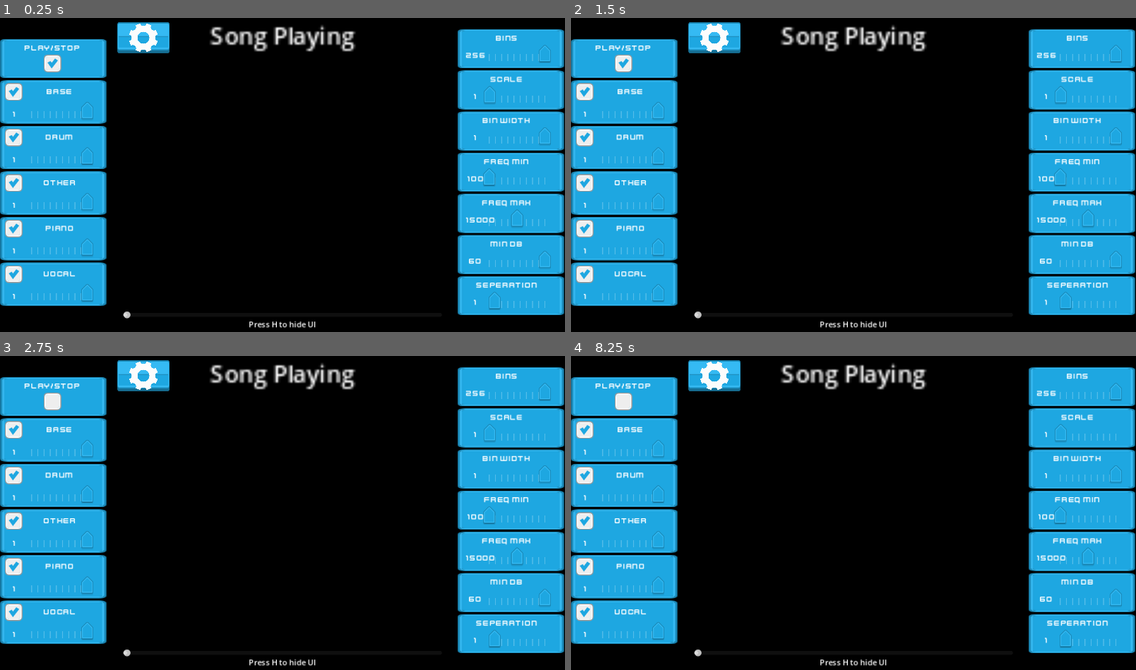
Above: before the commit, frames 1-4 (two rows, left to right).
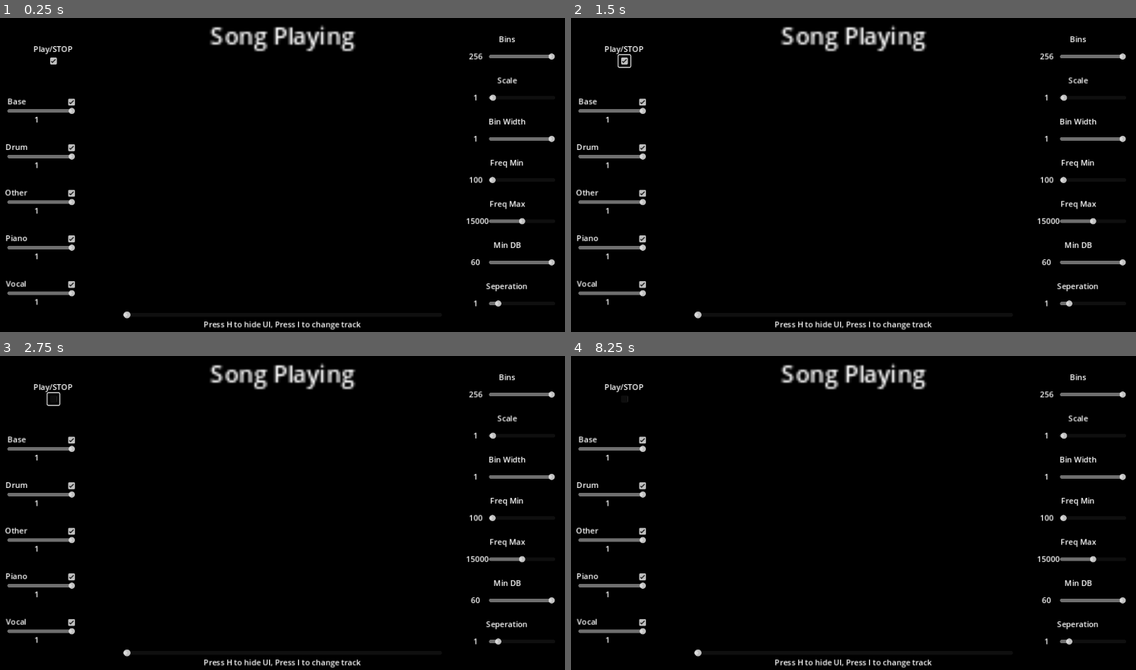
Above: after the commit, the same moments.

Repository: JDS890/CSC475-DSP-Visualisation
Game: Godot game, scene res://Scenes/spectrogram_stems/spectrogram_stems.tscn
Same seed, same stepped clock (60 frames per second), same inputs: the game is played once before the commit and once after it. This scene is started directly instead of the project's main scene.
Inputs (mouse positions are in pixels of both pictures, inside the frame that each line leads up to):
- Up to frame 1 (0.25 s): no input
- Up to frame 2 (1.5 s): click (621, 61) at 0.52 s; click (621, 61) at 1.27 s
- Up to frame 3 (2.75 s): click (50, 399) at 2.02 s
- Up to frame 4 (8.25 s): click (712, 374) at 2.77 s; tap H (hide_UI) at 3.5, 3.6, 8.1 s; move the mouse to (977, 494) at 3.52 s; hold D 3.53-4.25 s; click (977, 494) at 3.67 s; tap Space at 4.25, 5.75, 7.25 s; drag from (740, 525) to (825, 575) at 4.27 s; tap Enter at 5, 6.5 s; move the mouse to (910, 440) at 5.02 s; hold D 5.03-5.75 s; tap E at 5.1 s; drag from (825, 575) to (684, 462) at 5.77 s; move the mouse to (1023, 560) at 6.52 s; hold A 6.53-7.25 s; tap Alt at 6.6 s; drag from (684, 462) to (768, 431) at 7.27 s; move the mouse to (881, 509) at 8.02 s; hold S from 8.03 s (still down); click (881, 509) at 8.17 s

The runs differ from the first frame. In frame 1, 33% of the frame differs, in the area x 0-100%, y 1-100%; in frame 2, 33%; in frame 3, 33%; in frame 4, 33%.

Commit message:
UI Reflavour
Changing the UI a bit

Diff:
--- /dev/null
+++ b/Assets/jack_theme.tres
@@ -0,0 +1,6 @@
+[gd_resource type="Theme" load_steps=2 format=3 uid="uid://yem3726wnio6"]
+
+[sub_resource type="StyleBoxEmpty" id="StyleBoxEmpty_66lem"]
+
+[resource]
+Panel/styles/panel = SubResource("StyleBoxEmpty_66lem")
--- a/Prefabs/slider_panel_prefab.tscn
+++ b/Prefabs/slider_panel_prefab.tscn
@@ -1,12 +1,12 @@
 [gd_scene load_steps=4 format=3 uid="uid://b8ctrxdy417uw"]
 
-[ext_resource type="Theme" uid="uid://bewn6sinpr4as" path="res://Temp Dev Stuff/KenneyUI/kenneyUI-blue.tres" id="1_cj2j6"]
+[ext_resource type="Theme" uid="uid://yem3726wnio6" path="res://Assets/jack_theme.tres" id="1_oshh6"]
 [ext_resource type="Script" path="res://Scripts/UI Scripts/slider_panel.gd" id="2_xd5gq"]
-[ext_resource type="Texture2D" uid="uid://b4tdqwh51qk6e" path="res://Temp Dev Stuff/slider_bar.png" id="3_tv111"]
+[ext_resource type="Texture2D" uid="uid://ci8fh70i31uk4" path="res://Temp Dev Stuff/slider_bar.png" id="3_tv111"]
 
 [node name="SliderPanelPrefab" type="Panel"]
 custom_minimum_size = Vector2(200, 80)
-theme = ExtResource("1_cj2j6")
+theme = ExtResource("1_oshh6")
 script = ExtResource("2_xd5gq")
 
 [node name="VBoxContainer" type="VBoxContainer" parent="."]
@@ -45,17 +45,15 @@
 anchor_top = 0.5
 anchor_right = 1.0
 anchor_bottom = 0.5
-offset_left = -141.0
-offset_top = -22.0
-offset_right = 13.0
-offset_bottom = 20.0
+offset_left = -129.0
+offset_top = -19.5
+offset_right = 21.0
+offset_bottom = 22.5
 grow_horizontal = 0
 grow_vertical = 2
 scale = Vector2(0.9, 0.9)
 size_flags_horizontal = 8
 size_flags_vertical = 1
-tick_count = 10
-ticks_on_borders = true
 
 [node name="NumberLabel" type="Label" parent="VBoxContainer/Control"]
 layout_mode = 1
--- a/Prefabs/stem_control_prefab.tscn
+++ b/Prefabs/stem_control_prefab.tscn
@@ -1,6 +1,6 @@
 [gd_scene load_steps=4 format=3 uid="uid://b4ychygfrwjvs"]
 
-[ext_resource type="Theme" uid="uid://bewn6sinpr4as" path="res://Temp Dev Stuff/KenneyUI/kenneyUI-blue.tres" id="1_ga1o2"]
+[ext_resource type="Theme" uid="uid://yem3726wnio6" path="res://Assets/jack_theme.tres" id="1_3i6f7"]
 [ext_resource type="Script" path="res://Scripts/UI Scripts/stem_control_panel.gd" id="2_2wxqv"]
 [ext_resource type="Texture2D" uid="uid://ci8fh70i31uk4" path="res://Temp Dev Stuff/slider_bar.png" id="3_am7qs"]
 
@@ -8,7 +8,7 @@
 custom_minimum_size = Vector2(200, 80)
 offset_right = 203.0
 offset_bottom = 89.0
-theme = ExtResource("1_ga1o2")
+theme = ExtResource("1_3i6f7")
 script = ExtResource("2_2wxqv")
 title = "Stem"
 
@@ -30,10 +30,9 @@
 anchor_top = 0.5
 anchor_right = 0.5
 anchor_bottom = 0.5
-offset_left = -46.0
-offset_top = -15.5
-offset_right = 89.0
-offset_bottom = 16.5
+offset_left = -135.0
+offset_top = 4.5
+offset_bottom = 36.5
 grow_horizontal = 2
 grow_vertical = 2
 text = "Slider"
@@ -46,10 +45,10 @@
 anchors_preset = 4
 anchor_top = 0.5
 anchor_bottom = 0.5
-offset_left = 1.0
-offset_top = -18.0
-offset_right = 37.0
-offset_bottom = 18.0
+offset_left = 125.0
+offset_top = 3.5
+offset_right = 161.0
+offset_bottom = 39.5
 grow_vertical = 2
 button_pressed = true
 
@@ -75,27 +74,25 @@
 anchor_top = 0.5
 anchor_right = 1.0
 anchor_bottom = 0.5
-offset_left = -141.0
+offset_left = -178.0
 offset_top = -22.0
-offset_right = 13.0
+offset_right = -24.0
 offset_bottom = 20.0
 grow_horizontal = 0
 grow_vertical = 2
 scale = Vector2(0.9, 0.9)
 size_flags_horizontal = 8
 size_flags_vertical = 1
-tick_count = 10
-ticks_on_borders = true
 
 [node name="NumberLabel" type="Label" parent="VBoxContainer/Bottom"]
 layout_mode = 1
 anchors_preset = 4
 anchor_top = 0.5
 anchor_bottom = 0.5
-offset_left = 1.0
-offset_top = -6.0
-offset_right = 41.0
-offset_bottom = 12.0
+offset_left = 46.0
+offset_top = 3.0
+offset_right = 86.0
+offset_bottom = 26.0
 grow_vertical = 2
 text = "0"
 horizontal_alignment = 1
--- a/Scenes/UI_scene.tscn
+++ b/Scenes/UI_scene.tscn
@@ -1,13 +1,14 @@
-[gd_scene load_steps=9 format=3 uid="uid://c4o67e7m3gdh3"]
+[gd_scene load_steps=10 format=3 uid="uid://c4o67e7m3gdh3"]
 
 [ext_resource type="Script" path="res://Scripts/UI Scripts/UI_scene.gd" id="1_4u84t"]
 [ext_resource type="Theme" uid="uid://bewn6sinpr4as" path="res://Temp Dev Stuff/KenneyUI/kenneyUI-blue.tres" id="3_bb74r"]
 [ext_resource type="PackedScene" uid="uid://b4ychygfrwjvs" path="res://Prefabs/stem_control_prefab.tscn" id="3_dgq81"]
 [ext_resource type="PackedScene" uid="uid://b8ctrxdy417uw" path="res://Prefabs/slider_panel_prefab.tscn" id="3_upf01"]
-[ext_resource type="Texture2D" uid="uid://domy48eqd65n" path="res://Temp Dev Stuff/plan 1.png" id="5_e8ggy"]
-[ext_resource type="Texture2D" uid="uid://ckukmr4cm1oqe" path="res://Temp Dev Stuff/plan 2.png" id="6_v6wlw"]
-[ext_resource type="Texture2D" uid="uid://50h2d7xcti1e" path="res://Temp Dev Stuff/plan 3.png" id="7_0x6td"]
-[ext_resource type="Texture2D" uid="uid://dm7w40voeqpu0" path="res://Temp Dev Stuff/cog_gear_icon_white.png" id="7_c08bh"]
+[ext_resource type="Theme" uid="uid://yem3726wnio6" path="res://Assets/jack_theme.tres" id="5_66uyq"]
+[ext_resource type="Texture2D" uid="uid://cvpvuaeqeg7fs" path="res://Temp Dev Stuff/plan 1.png" id="5_e8ggy"]
+[ext_resource type="Texture2D" uid="uid://dmu4t7pirjxiv" path="res://Temp Dev Stuff/plan 2.png" id="6_v6wlw"]
+[ext_resource type="Texture2D" uid="uid://by37006qi24k" path="res://Temp Dev Stuff/plan 3.png" id="7_0x6td"]
+[ext_resource type="Texture2D" uid="uid://2x8qvraab0p7" path="res://Temp Dev Stuff/cog_gear_icon_white.png" id="7_c08bh"]
 
 [node name="UICanvas" type="Control"]
 layout_mode = 3
@@ -65,24 +66,30 @@
 [node name="PlayStopContainer" type="Panel" parent="HBoxContainer/LeftBar"]
 custom_minimum_size = Vector2(200, 80)
 layout_mode = 2
-theme = ExtResource("3_bb74r")
-
-[node name="VBoxContainer" type="VBoxContainer" parent="HBoxContainer/LeftBar/PlayStopContainer"]
-layout_mode = 0
+theme = ExtResource("5_66uyq")
+
+[node name="Label" type="Label" parent="HBoxContainer/LeftBar/PlayStopContainer"]
+layout_mode = 2
 offset_left = 9.0
 offset_top = 9.0
 offset_right = 206.0
-offset_bottom = 74.0
-
-[node name="Label" type="Label" parent="HBoxContainer/LeftBar/PlayStopContainer/VBoxContainer"]
-layout_mode = 2
+offset_bottom = 32.0
 text = "Play/STOP"
 horizontal_alignment = 1
 
-[node name="CheckBox" type="CheckBox" parent="HBoxContainer/LeftBar/PlayStopContainer/VBoxContainer"]
-layout_mode = 2
-size_flags_horizontal = 4
-theme = ExtResource("3_bb74r")
+[node name="PlayStopCheckBox" type="CheckBox" parent="HBoxContainer/LeftBar/PlayStopContainer"]
+layout_mode = 1
+anchors_preset = 8
+anchor_left = 0.5
+anchor_top = 0.5
+anchor_right = 0.5
+anchor_bottom = 0.5
+offset_left = -12.0
+offset_top = -7.0
+offset_right = 12.0
+offset_bottom = 17.0
+grow_horizontal = 2
+grow_vertical = 2
 button_pressed = true
 
 [node name="Base" parent="HBoxContainer/LeftBar" instance=ExtResource("3_dgq81")]
@@ -173,9 +180,10 @@
 offset_right = 20.0
 grow_horizontal = 2
 grow_vertical = 0
-text = "Press H to hide UI"
+text = "Press H to hide UI, Press I to change track"
 
 [node name="Button" type="Button" parent="HBoxContainer/Middle Spacer"]
+visible = false
 layout_mode = 1
 offset_left = 18.0
 offset_top = 16.0
@@ -262,4 +270,4 @@
 grow_vertical = 2
 theme = ExtResource("3_bb74r")
 
-[connection signal="toggled" from="HBoxContainer/LeftBar/PlayStopContainer/VBoxContainer/CheckBox" to="." method="_on_check_box_toggled"]
+[connection signal="toggled" from="HBoxContainer/LeftBar/PlayStopContainer/PlayStopCheckBox" to="." method="_on_check_box_toggled"]
